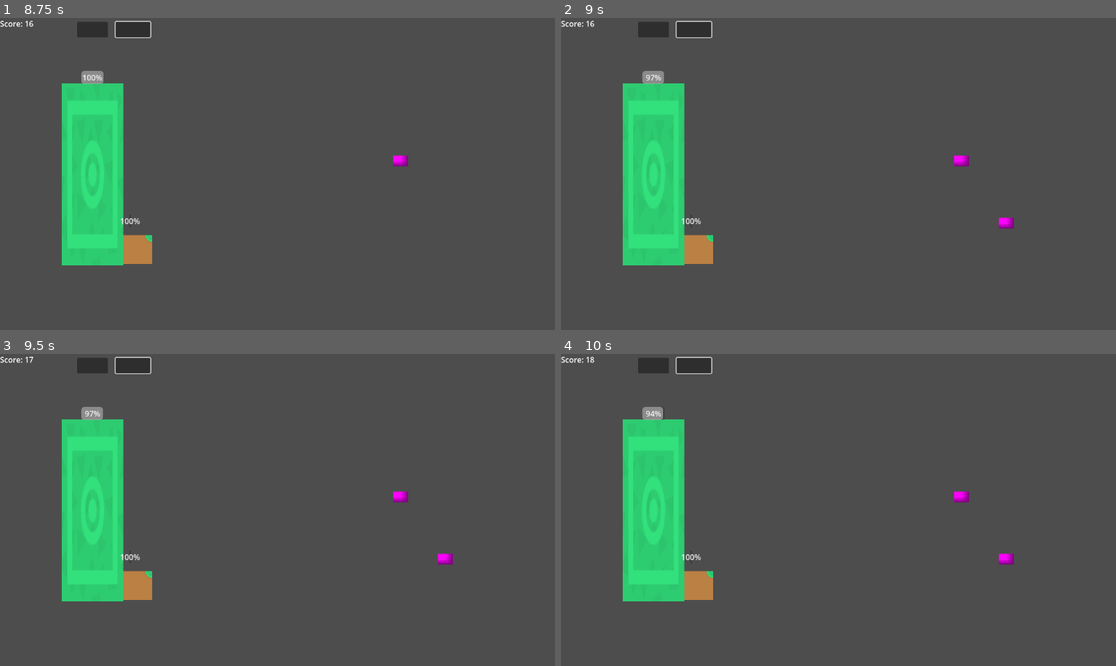
Above: before the commit, frames 1-4 (two rows, left to right).
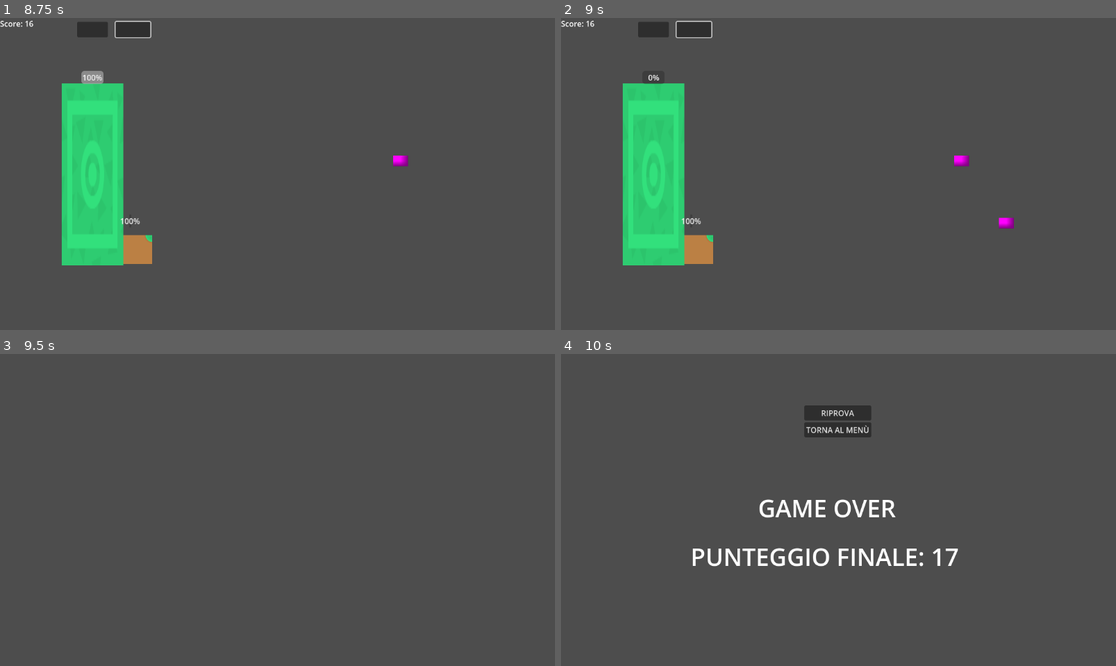
Above: after the commit, the same moments.

Repository: Gabbosenpai/Project-Hydra
Game: Godot game, scene res://Scene/menu.tscn
The game is run twice, just before and just after one commit, with the same random seed, the same clock (stepped at 60 frames per second) and the same inputs.
Inputs (mouse positions are in pixels of both pictures, inside the frame that each line leads up to):
- Up to frame 1 (8.75 s): click "Play" at 0.5 s; click (94, 30) at 1.25 s; click (133, 30) at 2 s; click (94, 30) at 2.75 s; click (133, 30) at 3.5 s; click (94, 30) at 4.25 s; click (133, 30) at 5 s; move the mouse to (399, 158) at 5.77 s; click (399, 158) at 5.92 s; move the mouse to (166, 189) at 6.52 s; click (166, 189) at 6.67 s; move the mouse to (333, 105) at 7.27 s; click (333, 105) at 7.42 s; move the mouse to (249, 236) at 8.02 s; click (249, 236) at 8.17 s
- Up to frame 2 (9 s): tap Enter at 8.75 s; move the mouse to (1005, 220) at 8.77 s; click (1005, 220) at 8.92 s
- Up to frame 3 (9.5 s): no input
- Up to frame 4 (10 s): move the mouse to (672, 463) at 9.52 s; click (672, 463) at 9.67 s

Frame 1 is identical in both runs. In frame 2, 0.2% of the frame differs, in the area x 14-19%, y 16-22%; in frame 3, 8.0%; in frame 4, 11%, in the area x 0-82%, y 0-80%.

Commit message:
Fix segnali via editor di cannon e finalscore

Diff:
--- a/Scene/enemy.tscn
+++ b/Scene/enemy.tscn
@@ -8,6 +8,7 @@
 
 [node name="Enemy" type="Area2D" groups=["Enemy"]]
 script = ExtResource("1_7k104")
+damage = 700
 metadata/_edit_group_ = true
 
 [node name="Sprite2D" type="Sprite2D" parent="."]
--- a/Scene/gameover.tscn
+++ b/Scene/gameover.tscn
@@ -36,3 +36,6 @@
 [node name="MenuButton" type="Button" parent="VBoxContainer"]
 layout_mode = 2
 text = "TORNA AL MENÙ"
+
+[connection signal="pressed" from="VBoxContainer/RetryButton" to="." method="_on_retry_button_pressed"]
+[connection signal="pressed" from="VBoxContainer/MenuButton" to="." method="_on_menu_button_pressed"]
--- a/Script/finalscore.gd
+++ b/Script/finalscore.gd
@@ -7,12 +7,9 @@
 func _ready():
 	final_score_label.text = "PUNTEGGIO FINALE: %d" % Globals.score
 
-	# Connette i segnali dei pulsanti alle funzioni
-	retry_button.pressed.connect(on_retry_pressed)
-	menu_button.pressed.connect(on_menu_pressed)
-
-func on_retry_pressed():
+func _on_retry_button_pressed() -> void:
 	get_tree().change_scene_to_file("res://Scene/main.tscn")
 
-func on_menu_pressed():
+
+func _on_menu_button_pressed() -> void:
 	get_tree().change_scene_to_file("res://Scene/menu.tscn")
